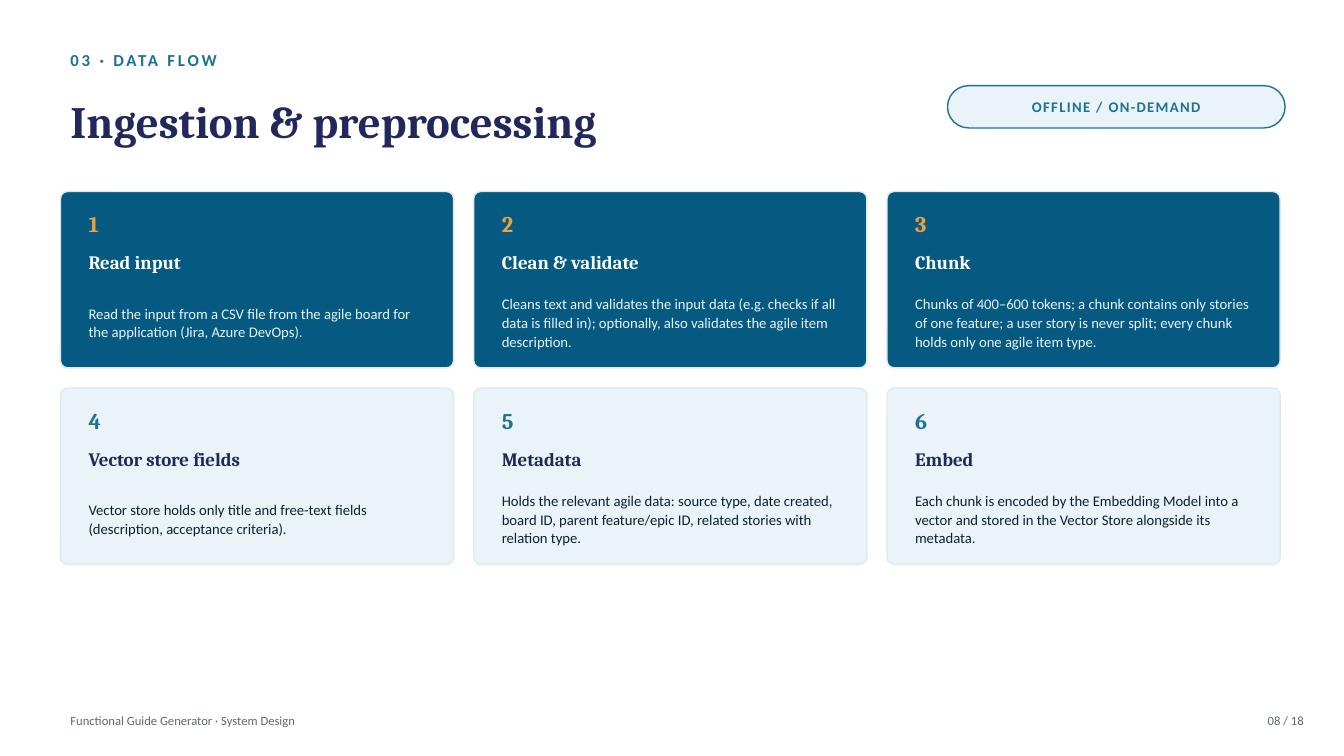
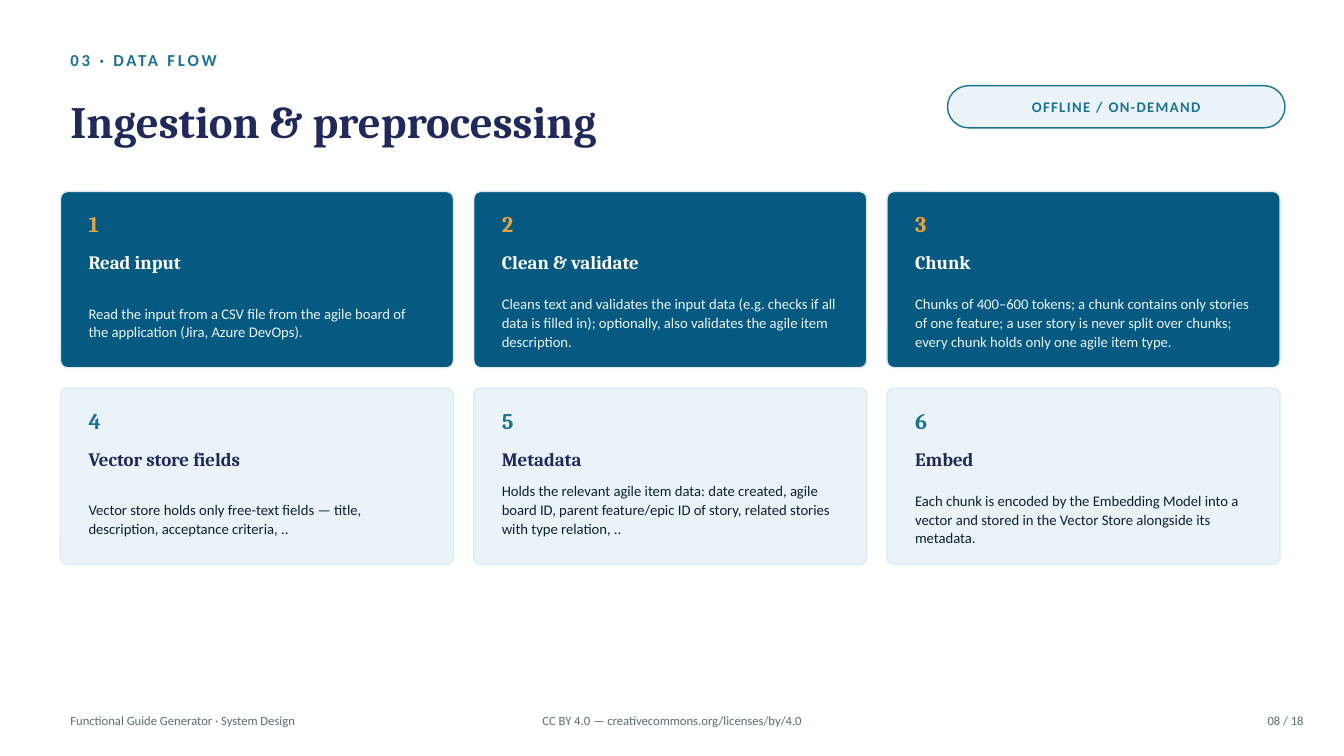
Before and after one commit to fvreys/ai-Functional-guide-generator, a slide deck: slide 8 of docs/Functional_Guide_Generator_System_Design.pptx. Drawn at 1344x756 pixels with LibreOffice and Linux fonts; fonts in the diff are those of the drawing. Boxes give left, top, right and bottom in pixels: in the first picture for what was removed or moved away, otherwise in the second. Text is boxed around its words. In the diff, an @@ line names an element or a change of style, - is before the commit and + after.

Commit message:
System design with slides - v12: Small corrections, including 2-pass generation. Added 2 testdata sets under data. Updated README.md .

```diff
--- a/docs/Functional_Guide_Generator_System_Design.pptx
+++ b/docs/Functional_Guide_Generator_System_Design.pptx
@@ text at <box>915,298,1248,350</box>: text changed @@
-Chunks of 400–600 tokens; a chunk contains only stories of one feature; a user story is never split; every chunk holds only one agile item type.
+Chunks of 400–600 tokens; a chunk contains only stories of one feature; a user story is never split over chunks; every chunk holds only one agile item type.
@@ text at <box>89,308,405,340</box>: text changed @@
-Read the input from a CSV file from the agile board for the application (Jira, Azure DevOps).
+Read the input from a CSV file from the agile board of the application (Jira, Azure DevOps).
@@ text at <box>89,504,361,537</box>: text changed @@
-Vector store holds only title and free-text fields (description, acceptance criteria).
+Vector store holds only free-text fields — title, description, acceptance criteria, ..
@@ text at <box>502,485,829,537</box>: text changed @@
-Holds the relevant agile data: source type, date created, board ID, parent feature/epic ID, related stories with relation type.
+Holds the relevant agile item data: date created, agile board ID, parent feature/epic ID of story, related stories with type relation, ..
@@ text added at <box>542,716,801,727</box>, 9 pt, text #5B6B75 @@
+CC BY 4.0 — creativecommons.org/licenses/by/4.0
```
Also in this commit, not shown: 17 other slides changed, 8 other files.
